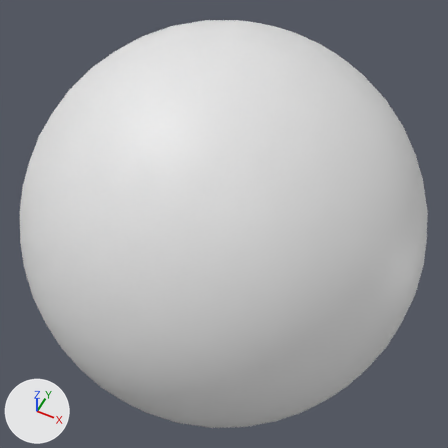
The Blender file sphere.blend as it was, and as the next commit left it.
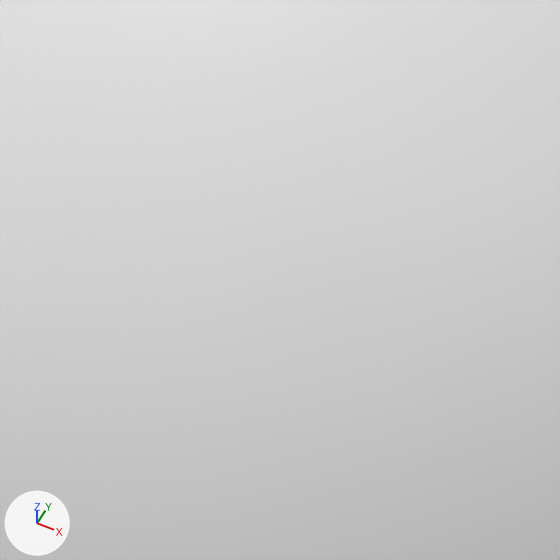
There are two pictures of each version: one whole from a 50 mm lens placed at (1.053, -2.101, 2.626), pointed at (0.002, 0.0, -0.001), one close up on the part from 23% to 56% of the width and 38% to 70% of the height. The lights are fixed; the arrows at lower left show +X, +Y and +Z.

Script lines for the objects in view, before the commit:
```python
me_icosphere = bpy.data.meshes.new('Icosphere')
me_icosphere.from_pydata(...)  # 648 vertices, 1286 faces; spans x -1.0..1.0, y -1.0..1.0, z -1.0..1.0
me_icosphere.polygons.foreach_set('use_smooth', [True] * 1286)
ob_bowling_ball = bpy.data.objects.new('Bowling ball', me_icosphere)
ob_bowling_ball.location = (0.0, 0.0, 0.0)
ob_bowling_ball.scale = (1.1, 1.1, 1.1)
```
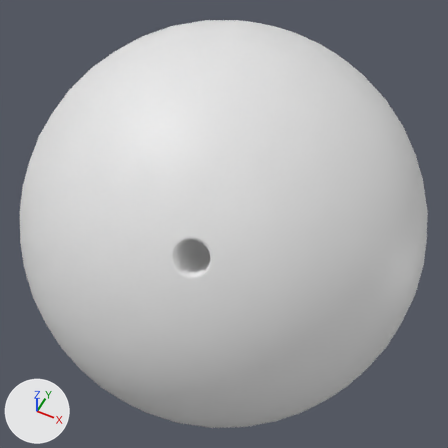
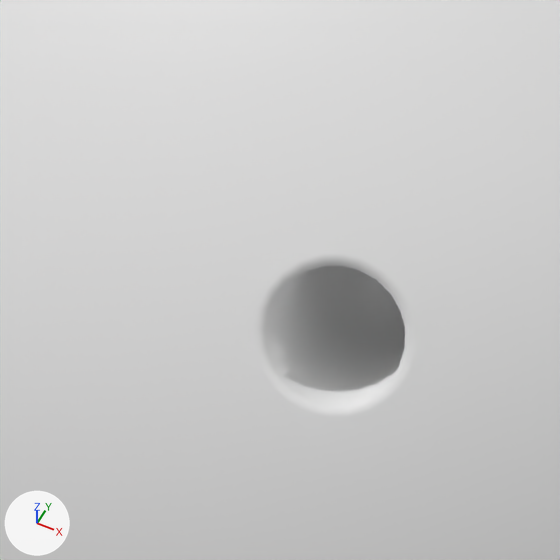
Commit message: first hole is made

What differs and where, as boxes (x1, y1, x2, y2) in the close-ups (560 x 560 px):
part 1 of me_icosphere, built on
    both: (202, 175, 478, 470)

What changed in the scene script:
```text
Change me_icosphere:
    used by ob_bowling_ball; location = (0.0, 0.0, 0.0); scale = (1.1, 1.1, 1.1)
    remove me_icosphere.from_pydata(...)  # 648 vertices, 1286 faces; spans x -1.0..1.0, y -1.0..1.0, z -1.0..1.0
    add me_icosphere.from_pydata(...)  # 714 vertices, 1334 faces; spans x -1.0..1.0, y -1.0..1.0, z -1.0..1.0
    me_icosphere part 1
    3 vertices are removed from x 0.17..0.31, y -0.77..-0.72, z 0.62..0.66
    12 faces are deleted
    2 vertices move from x 0.15..0.21, y -0.72..-0.66, z 0.68..0.72 to x 0.16..0.22, y -0.72..-0.67, z 0.68..0.71
    69 vertices are added at x 0.08..0.31, y -0.77..-0.41, z 0.36..0.71
    60 new faces join them
```
